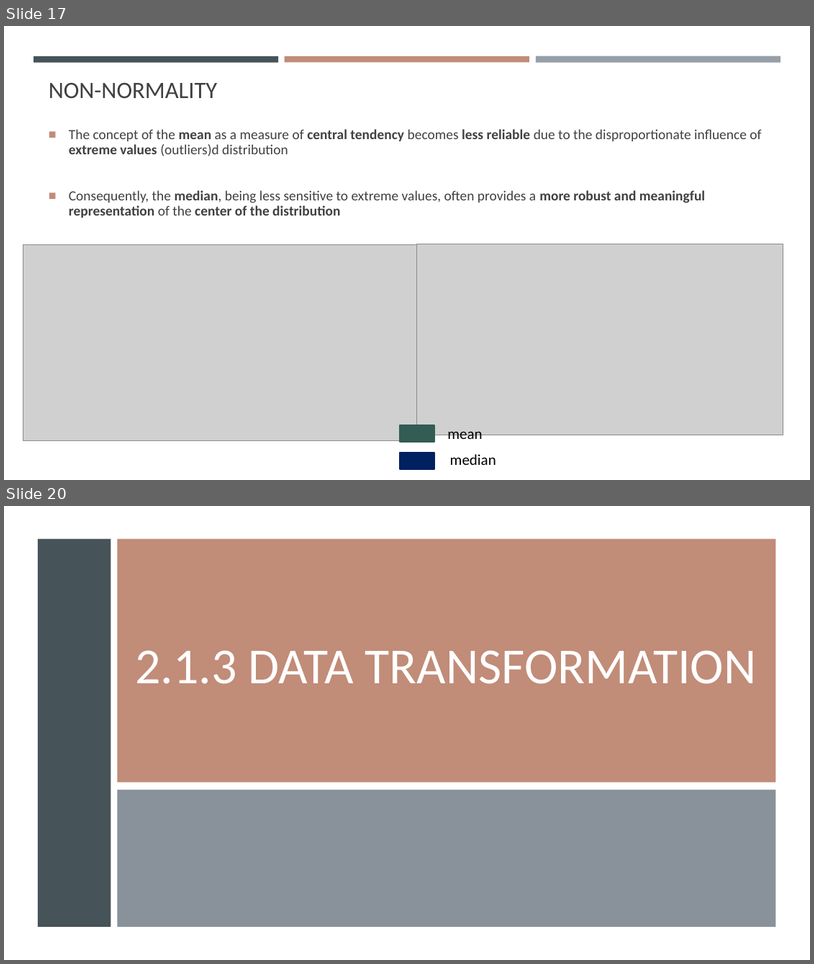
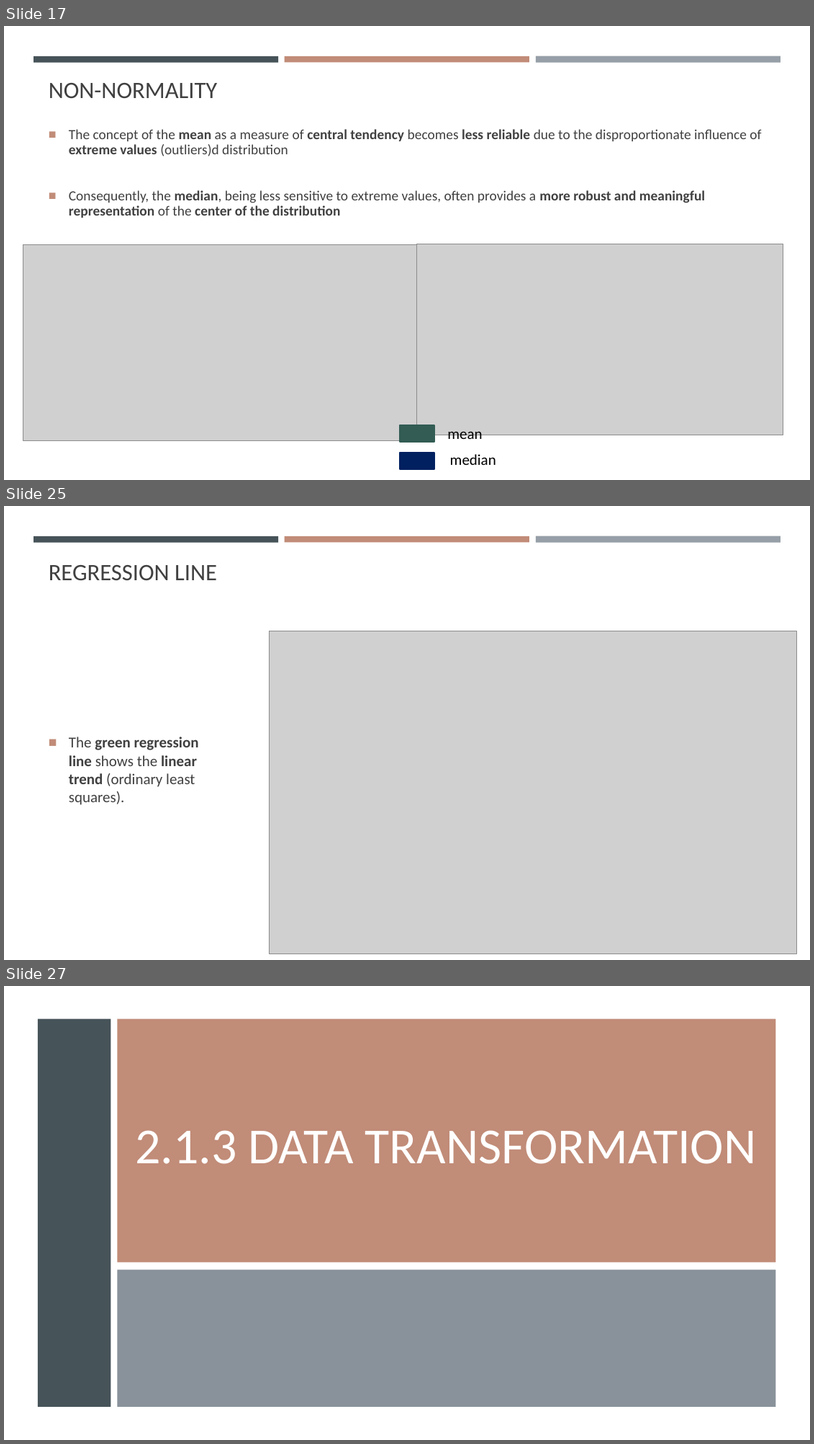
Before and after one commit to gisynw/geog-247, a slide deck: docs/Lectures/Week03/Week03_DataExploration.pptx. Shown one above the other, each under a label of ours: slides 17 and 20 before the commit, slides 17, 25 and 27 after it; the slides between them are not shown. The pictures are 814x964 and 814x1444 pixels, drawn with LibreOffice and Linux fonts; fonts in the diff are those of the drawing; grey boxes stand for pictures. Boxes give left, top, right and bottom in pixels: in the first picture for what was removed or moved away, otherwise in the second. Text is boxed around its words. In the diff, an @@ line names an element or a change of style, - is before the commit and + after.

```diff
--- a/docs/Lectures/Week03/Week03_DataExploration.pptx
+++ b/docs/Lectures/Week03/Week03_DataExploration.pptx
@@ slide 25 added at (x1=4, y1=506, x2=810, y2=960), background #FFFFFF; not listed: 3 template elements that a slide beside it also shows @@
@@ title added at (x1=49, y1=565, x2=217, y2=580), 28 pt, text #404040 @@
+REGRESSION LINE
@@ picture added at (x1=269, y1=631, x2=797, y2=954) @@
@@ text added at (x1=69, y1=736, x2=199, y2=805), 18 pt, text #404040 @@
+■ The green regression line shows the linear trend (ordinary least squares).
@@ what was slide 20 is now slide 27 @@
```
Also in this commit, not shown: 1 slide changed, 10 other slides added, 3 slides removed, 10 other files.
